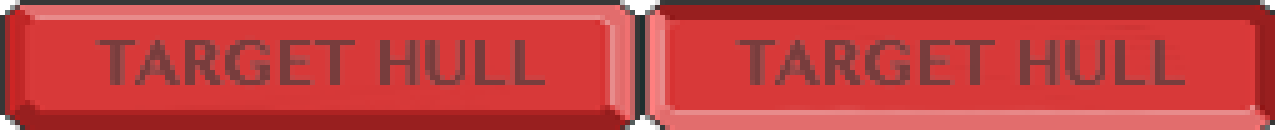
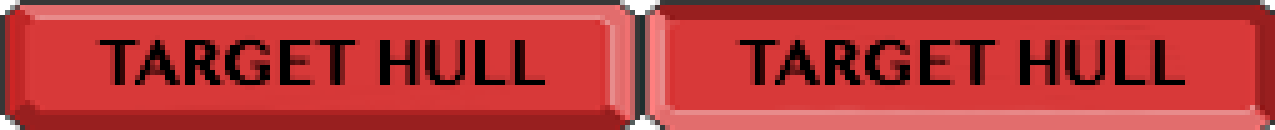
Before/after of a 1275×130 layered artwork. What changed in the layer stack:
renamed "TARGET HULL copy 2" to "TARGET HULL copy 3", opacity 71% → 100%, painted on it over [735, 35, 1190, 90]
removed layer "TARGET HULL copy" (was 17%) over [735, 35, 1190, 90]
"TARGET HULL": opacity 71% → 100%, painted on it over [95, 35, 550, 90]
removed layer "TARGET HULL" (2nd of 2) (was 17%) over [95, 35, 550, 90]
